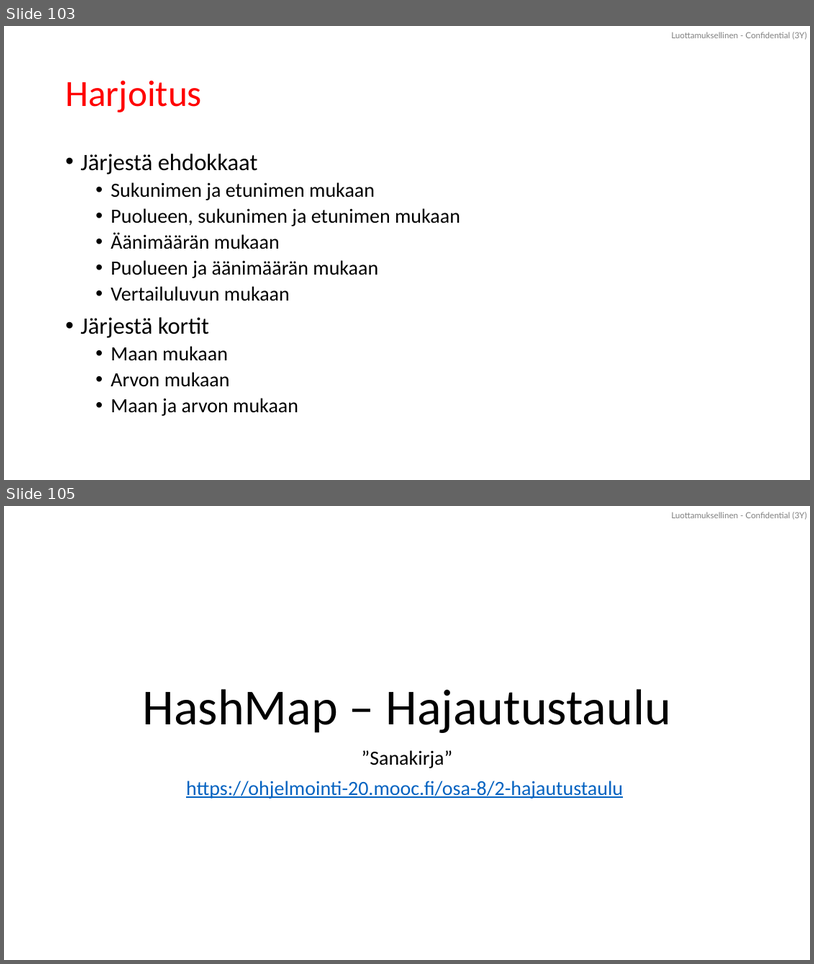
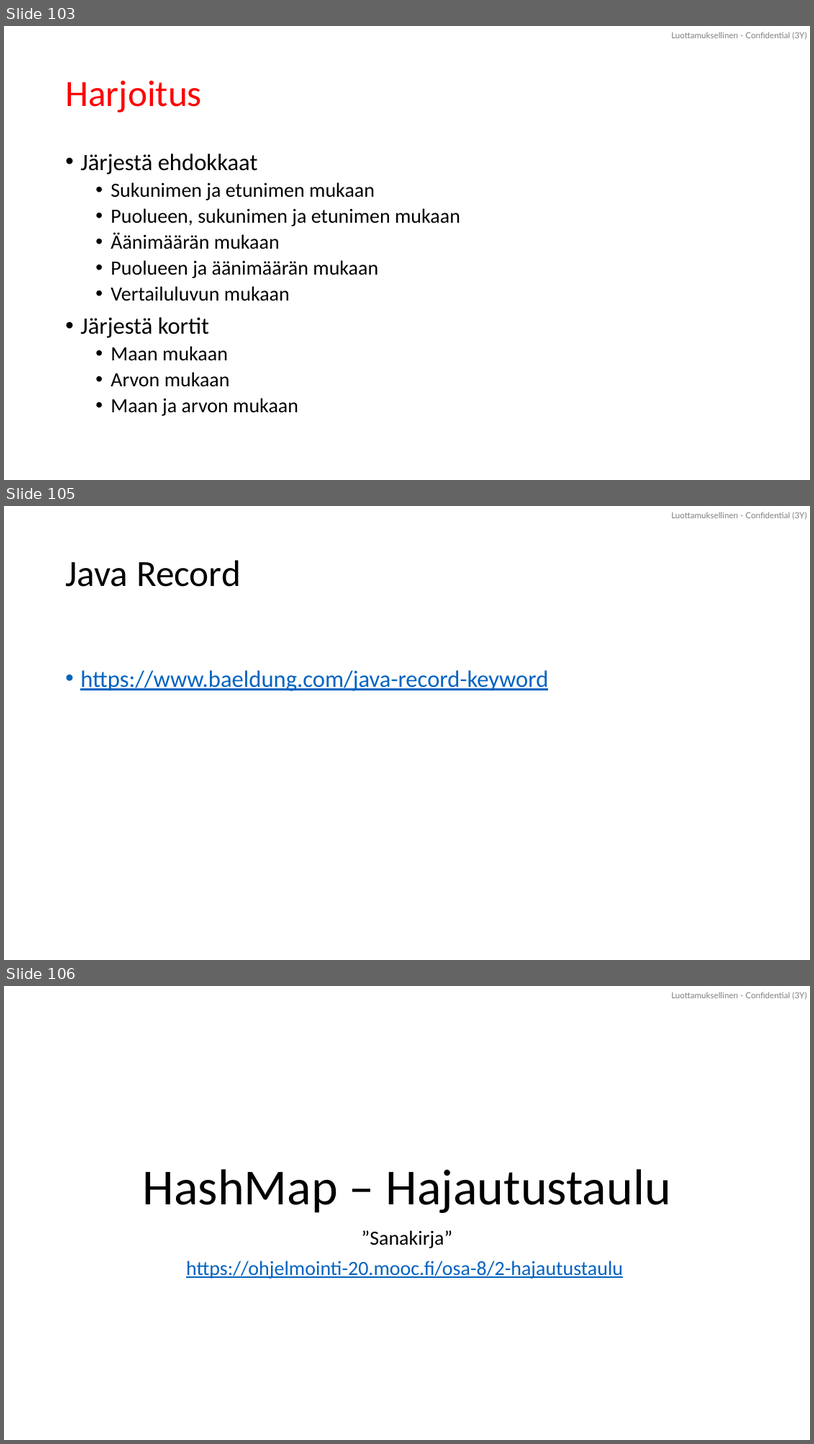
Before and after one commit to lpemake/TrakTite25, a slide deck: Tietorakenteet ja algoritmit TITE25.pptx. Shown one above the other, each under a label of ours: slides 103 and 105 before the commit, slides 103, 105 and 106 after it; the slides between them are not shown. The pictures are 814x964 and 814x1444 pixels, drawn with LibreOffice and Linux fonts; fonts in the diff are those of the drawing. Boxes give left, top, right and bottom in pixels: in the first picture for what was removed or moved away, otherwise in the second. Text is boxed around its words. In the diff, an @@ line names an element or a change of style, - is before the commit and + after.

```diff
--- a/Tietorakenteet ja algoritmit TITE25.pptx
+++ b/Tietorakenteet ja algoritmit TITE25.pptx
@@ slide 105 added at (4,506,810,960), background #FFFFFF; not listed: 1 template element that a slide beside it also shows @@
@@ title added at (65,560,241,587), 44 pt, text #000000 @@
+Java Record
@@ text added at (80,670,548,691), 28 pt, text #0563C1, underline @@
+• https://www.baeldung.com/java-record-keyword
@@ what was slide 105 is now slide 106 @@
```
Also in this commit, not shown: 1 slide changed, 3 other files.
